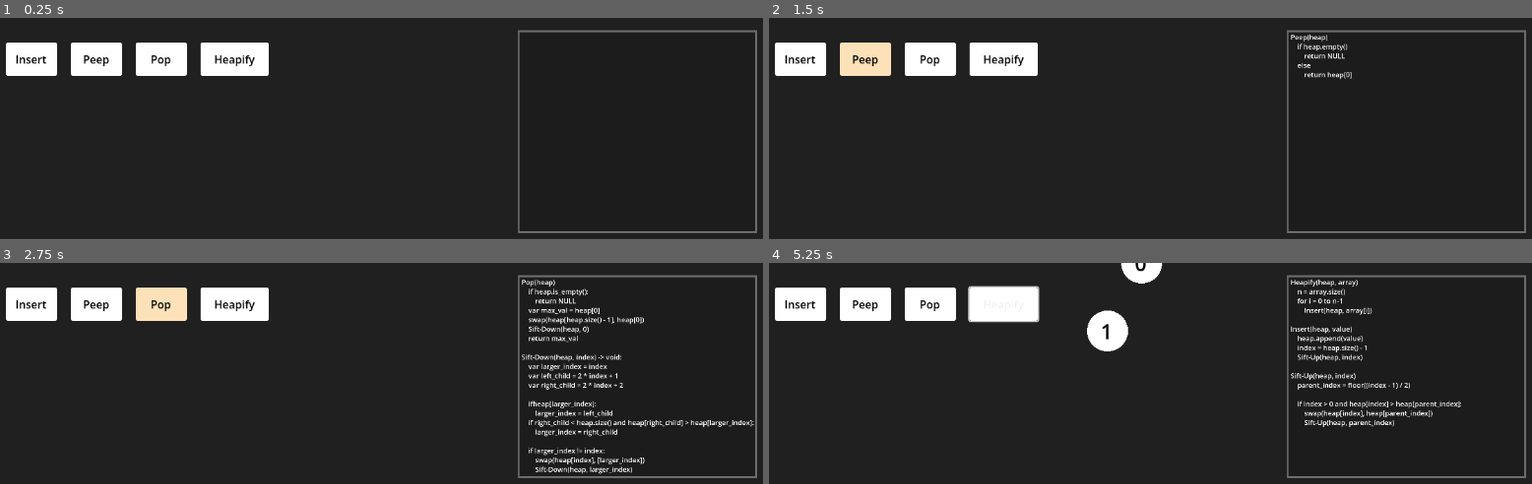
Above: before the commit, frames 1-4 (two rows, left to right).
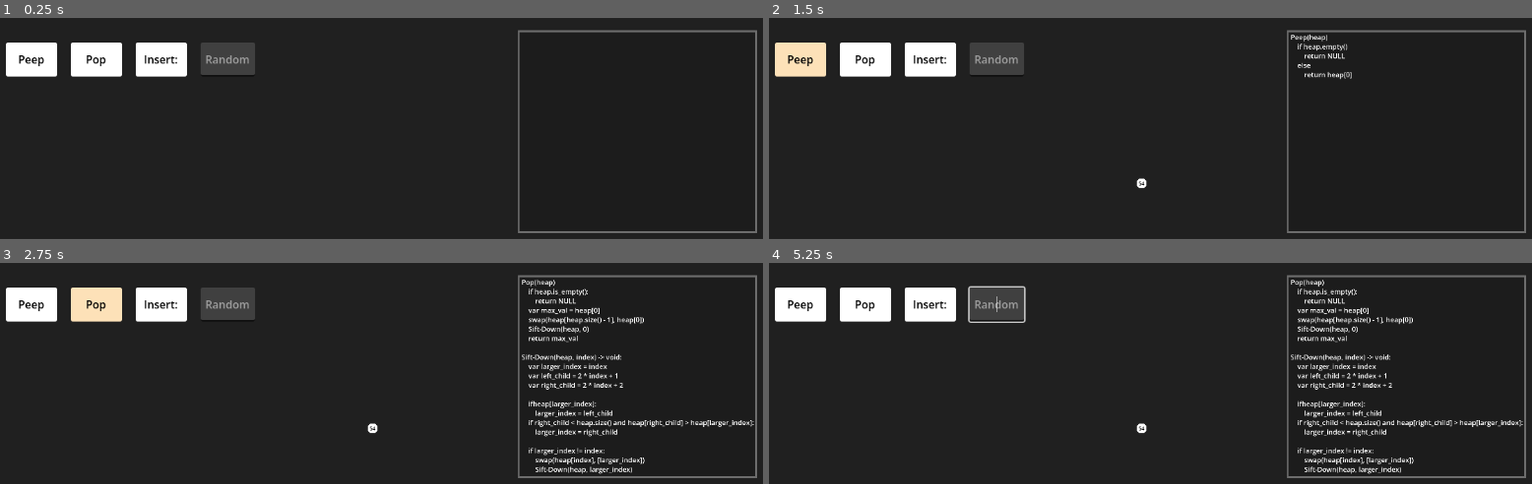
Above: after the commit, the same moments.

Repository: Anemois/DSA_Heap
Game: Godot game, scene res://main.tscn
The game is run twice, just before and just after one commit, with the same random seed, the same clock (stepped at 60 frames per second) and the same inputs. The engine's default icon, where the game draws it, is replaced by a stand-in: a white triangle on a blue panel in a dark square.
Inputs (mouse positions are in pixels of both pictures, inside the frame that each line leads up to):
- Up to frame 1 (0.25 s): no input
- Up to frame 2 (1.5 s): click "Insert" (after the commit: "Insert:") at 0.5 s; click "Peep" at 1.25 s
- Up to frame 3 (2.75 s): click "Pop" at 2 s
- Up to frame 4 (5.25 s): click (1005, 304) at 2.75 s, where only the run before the commit has a clickable "Heapify"; tap Enter at 3.5, 5 s; move the mouse to (1417, 404) at 3.52 s; hold Up (ui_up) 3.53-4.28 s; click (1417, 404) at 3.67 s; tap Space at 4.25 s; move the mouse to (outside the picture) at 4.27 s; move the mouse to (1219, 386) at 5.02 s; hold Up (ui_up) from 5.03 s (still down)

The runs differ from the first frame. In frame 1, 1.7% of the frame differs, in the area x 0-36%, y 11-27%; in frame 2, 3.6%; in frame 3, 3.6%; in frame 4, 6.9%, in the area x 0-99%, y 0-96%.

Commit message:
Added insertion function

Diff:
--- a/main.tscn
+++ b/main.tscn
@@ -18,6 +18,78 @@
 border_width_bottom = 12
 border_color = Color(0.42749298, 0.4274931, 0.42749283, 1)
 
+[sub_resource type="StyleBoxFlat" id="StyleBoxFlat_5vw27"]
+content_margin_left = 4.0
+content_margin_top = 4.0
+content_margin_right = 4.0
+content_margin_bottom = 4.0
+bg_color = Color(1, 1, 1, 1)
+corner_radius_top_left = 3
+corner_radius_top_right = 3
+corner_radius_bottom_right = 3
+corner_radius_bottom_left = 3
+corner_detail = 5
+
+[sub_resource type="StyleBoxFlat" id="StyleBoxFlat_dg77c"]
+content_margin_left = 4.0
+content_margin_top = 4.0
+content_margin_right = 4.0
+content_margin_bottom = 4.0
+bg_color = Color(0.9411765, 0.7137255, 0.3254902, 1)
+corner_radius_top_left = 3
+corner_radius_top_right = 3
+corner_radius_bottom_right = 3
+corner_radius_bottom_left = 3
+corner_detail = 5
+
+[sub_resource type="StyleBoxFlat" id="StyleBoxFlat_yaehf"]
+content_margin_left = 4.0
+content_margin_top = 4.0
+content_margin_right = 4.0
+content_margin_bottom = 4.0
+bg_color = Color(0.99215686, 0.88235295, 0.72156864, 1)
+corner_radius_top_left = 3
+corner_radius_top_right = 3
+corner_radius_bottom_right = 3
+corner_radius_bottom_left = 3
+corner_detail = 5
+
+[sub_resource type="StyleBoxFlat" id="StyleBoxFlat_kek77"]
+content_margin_left = 4.0
+content_margin_top = 4.0
+content_margin_right = 4.0
+content_margin_bottom = 4.0
+bg_color = Color(1, 1, 1, 1)
+corner_radius_top_left = 3
+corner_radius_top_right = 3
+corner_radius_bottom_right = 3
+corner_radius_bottom_left = 3
+corner_detail = 5
+
+[sub_resource type="StyleBoxFlat" id="StyleBoxFlat_ycdy4"]
+content_margin_left = 4.0
+content_margin_top = 4.0
+content_margin_right = 4.0
+content_margin_bottom = 4.0
+bg_color = Color(0.9411765, 0.7137255, 0.3254902, 1)
+corner_radius_top_left = 3
+corner_radius_top_right = 3
+corner_radius_bottom_right = 3
+corner_radius_bottom_left = 3
+corner_detail = 5
+
+[sub_resource type="StyleBoxFlat" id="StyleBoxFlat_074og"]
+content_margin_left = 4.0
+content_margin_top = 4.0
+content_margin_right = 4.0
+content_margin_bottom = 4.0
+bg_color = Color(0.99215686, 0.88235295, 0.72156864, 1)
+corner_radius_top_left = 3
+corner_radius_top_right = 3
+corner_radius_bottom_right = 3
+corner_radius_bottom_left = 3
+corner_detail = 5
+
 [sub_resource type="StyleBoxFlat" id="StyleBoxFlat_272bh"]
 content_margin_left = 4.0
 content_margin_top = 4.0
@@ -54,72 +126,14 @@
 corner_radius_bottom_left = 3
 corner_detail = 5
 
-[sub_resource type="StyleBoxFlat" id="StyleBoxFlat_5vw27"]
-content_margin_left = 4.0
-content_margin_top = 4.0
-content_margin_right = 4.0
-content_margin_bottom = 4.0
-bg_color = Color(1, 1, 1, 1)
-corner_radius_top_left = 3
-corner_radius_top_right = 3
-corner_radius_bottom_right = 3
-corner_radius_bottom_left = 3
-corner_detail = 5
-
-[sub_resource type="StyleBoxFlat" id="StyleBoxFlat_dg77c"]
-content_margin_left = 4.0
-content_margin_top = 4.0
-content_margin_right = 4.0
-content_margin_bottom = 4.0
-bg_color = Color(0.9411765, 0.7137255, 0.3254902, 1)
-corner_radius_top_left = 3
-corner_radius_top_right = 3
-corner_radius_bottom_right = 3
-corner_radius_bottom_left = 3
-corner_detail = 5
-
-[sub_resource type="StyleBoxFlat" id="StyleBoxFlat_yaehf"]
-content_margin_left = 4.0
-content_margin_top = 4.0
-content_margin_right = 4.0
-content_margin_bottom = 4.0
-bg_color = Color(0.99215686, 0.88235295, 0.72156864, 1)
-corner_radius_top_left = 3
-corner_radius_top_right = 3
-corner_radius_bottom_right = 3
-corner_radius_bottom_left = 3
-corner_detail = 5
-
-[sub_resource type="StyleBoxFlat" id="StyleBoxFlat_kek77"]
-content_margin_left = 4.0
-content_margin_top = 4.0
-content_margin_right = 4.0
-content_margin_bottom = 4.0
-bg_color = Color(1, 1, 1, 1)
-corner_radius_top_left = 3
-corner_radius_top_right = 3
-corner_radius_bottom_right = 3
-corner_radius_bottom_left = 3
-corner_detail = 5
-
-[sub_resource type="StyleBoxFlat" id="StyleBoxFlat_ycdy4"]
-content_margin_left = 4.0
-content_margin_top = 4.0
-content_margin_right = 4.0
-content_margin_bottom = 4.0
-bg_color = Color(0.9411765, 0.7137255, 0.3254902, 1)
-corner_radius_top_left = 3
-corner_radius_top_right = 3
-corner_radius_bottom_right = 3
-corner_radius_bottom_left = 3
-corner_detail = 5
-
-[sub_resource type="StyleBoxFlat" id="StyleBoxFlat_074og"]
-content_margin_left = 4.0
-content_margin_top = 4.0
-content_margin_right = 4.0
-content_margin_bottom = 4.0
-bg_color = Color(0.99215686, 0.88235295, 0.72156864, 1)
+[sub_resource type="StyleBoxFlat" id="StyleBoxFlat_82xsv"]
+content_margin_left = 4.0
+content_margin_top = 4.0
+content_margin_right = 4.0
+content_margin_bottom = 4.0
+bg_color = Color(0.24985072, 0.24985078, 0.24985051, 1)
+border_width_bottom = 2
+border_color = Color(0, 0, 0, 0.6)
 corner_radius_top_left = 3
 corner_radius_top_right = 3
 corner_radius_bottom_right = 3
@@ -171,7 +185,7 @@
 offset_bottom = 648.0
 color = Color(0.12591085, 0.12591085, 0.12591082, 1)
 
-[node name="Tree" type="Node2D" parent="CanvasLayer2" unique_id=1948374546]
+[node name="Tree" type="Node2D" parent="." unique_id=1948374546]
 position = Vector2(576, 0)
 script = ExtResource("2_5vw27")
 
@@ -317,17 +331,6 @@
 offset_bottom = 85.0
 theme_override_constants/separation = 20
 
-[node name="Insert Button" type="Button" parent="CanvasLayer/UI/VBoxContainer" unique_id=1609542389]
-custom_minimum_size = Vector2(75, 0)
-layout_mode = 2
-theme_override_colors/font_color = Color(0, 0, 0, 1)
-theme_override_colors/font_hover_color = Color(0, 0, 0, 1)
-theme_override_styles/normal = SubResource("StyleBoxFlat_272bh")
-theme_override_styles/pressed = SubResource("StyleBoxFlat_efxa6")
-theme_override_styles/hover = SubResource("StyleBoxFlat_2cqfq")
-text = "Insert"
-script = ExtResource("4_272bh")
-
 [node name="Peep Button" type="Button" parent="CanvasLayer/UI/VBoxContainer" unique_id=450267702]
 custom_minimum_size = Vector2(75, 0)
 layout_mode = 2
@@ -350,7 +353,26 @@
 text = "Pop"
 script = ExtResource("6_kek77")
 
+[node name="Insert Button" type="Button" parent="CanvasLayer/UI/VBoxContainer" unique_id=1609542389]
+custom_minimum_size = Vector2(75, 0)
+layout_mode = 2
+theme_override_colors/font_color = Color(0, 0, 0, 1)
+theme_override_colors/font_hover_color = Color(0, 0, 0, 1)
+theme_override_styles/normal = SubResource("StyleBoxFlat_272bh")
+theme_override_styles/pressed = SubResource("StyleBoxFlat_efxa6")
+theme_override_styles/hover = SubResource("StyleBoxFlat_2cqfq")
+text = "Insert:"
+script = ExtResource("4_272bh")
+
+[node name="Input" type="LineEdit" parent="CanvasLayer/UI/VBoxContainer" unique_id=251507175]
+custom_minimum_size = Vector2(80, 50)
+layout_mode = 2
+theme_override_styles/normal = SubResource("StyleBoxFlat_82xsv")
+placeholder_text = "Random"
+alignment = 1
+
 [node name="Heapify Button" type="Button" parent="CanvasLayer/UI/VBoxContainer" unique_id=1361790538]
+visible = false
 custom_minimum_size = Vector2(100, 0)
 layout_mode = 2
 theme_override_colors/font_color = Color(0, 0, 0, 1)
--- a/project.godot
+++ b/project.godot
@@ -20,6 +20,10 @@
 
 SignalBus="*uid://dt2juc4650cio"
 
+[editor]
+
+version_control/autoload_on_startup=true
+
 [physics]
 
 3d/physics_engine="Jolt Physics"
--- a/scripts/insert_button.gd
+++ b/scripts/insert_button.gd
@@ -1,5 +1,15 @@
 extends Button
 
+@onready var insert_text = $"../Input"
+
 func _on_pressed() -> void:
-	var value = 3
-	SignalBus.insert_button_pressed.emit(value)
+	var value = insert_text.text
+	insert_text.clear()
+	if(value.is_valid_int()):
+		value = int(value)
+	elif(value.is_empty()):
+		value = randi_range(1, 99)
+	else:
+		return
+	if(0<value and value<100):
+			SignalBus.insert_button_pressed.emit(value)
--- a/scripts/logic.gd
+++ b/scripts/logic.gd
@@ -1,6 +1,4 @@
 extends Node
-
-
 
 const DEBUG = false
 
@@ -87,6 +85,7 @@
 		_sift_down(larger_index)
 
 func _ready() -> void:
+	SignalBus.insert_button_pressed.connect(insert)
 	if DEBUG:
 		print("========================================")
 		print("🚀 BACKEND DIAGNOSTICS ONLINE")
--- a/tree.gd
+++ b/tree.gd
@@ -6,14 +6,14 @@
 
 func _ready() -> void:
 	nodes.clear()
+	SignalBus.item_inserted.connect(add_node)
 
 func _process(delta: float) -> void:
-	if(Input.is_action_just_pressed("ui_up")):
-		add_node(length)
+	pass
 
-func add_node(v: int):
+func add_node(value: int, index: int):
 	var newNode = treeNode.instantiate()
-	newNode.set_value(v)
+	newNode.set_value(value)
 	nodes.append(newNode)
 	length += 1
 	add_child(newNode)
Not shown: 1 places in main.tscn that only renumber resources
